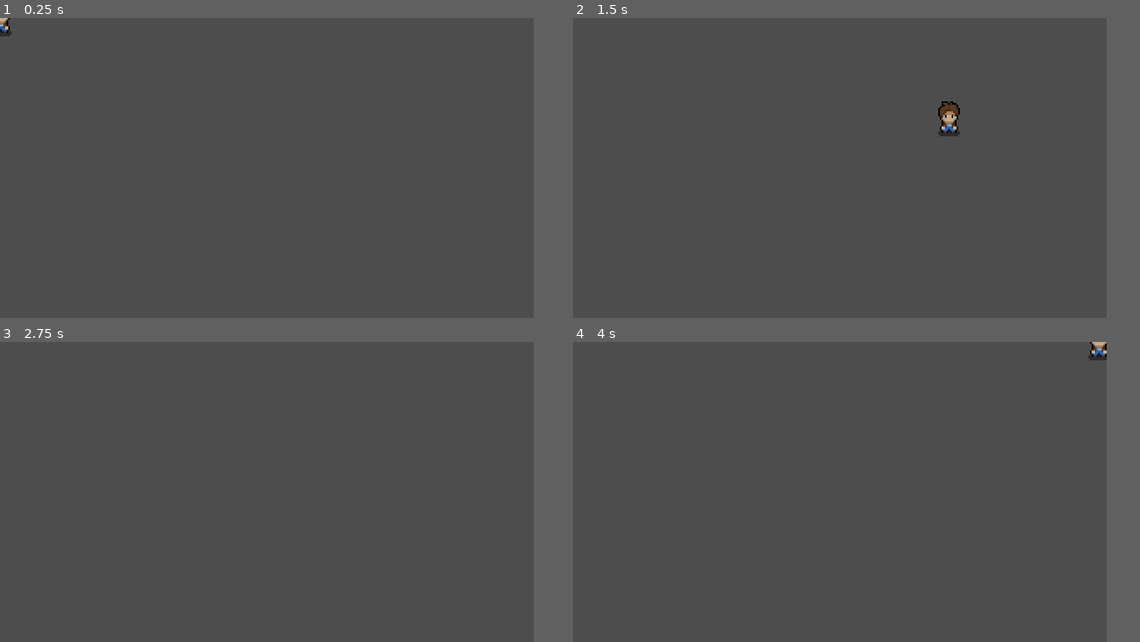
Above: before the commit, frames 1-4 (two rows, left to right).
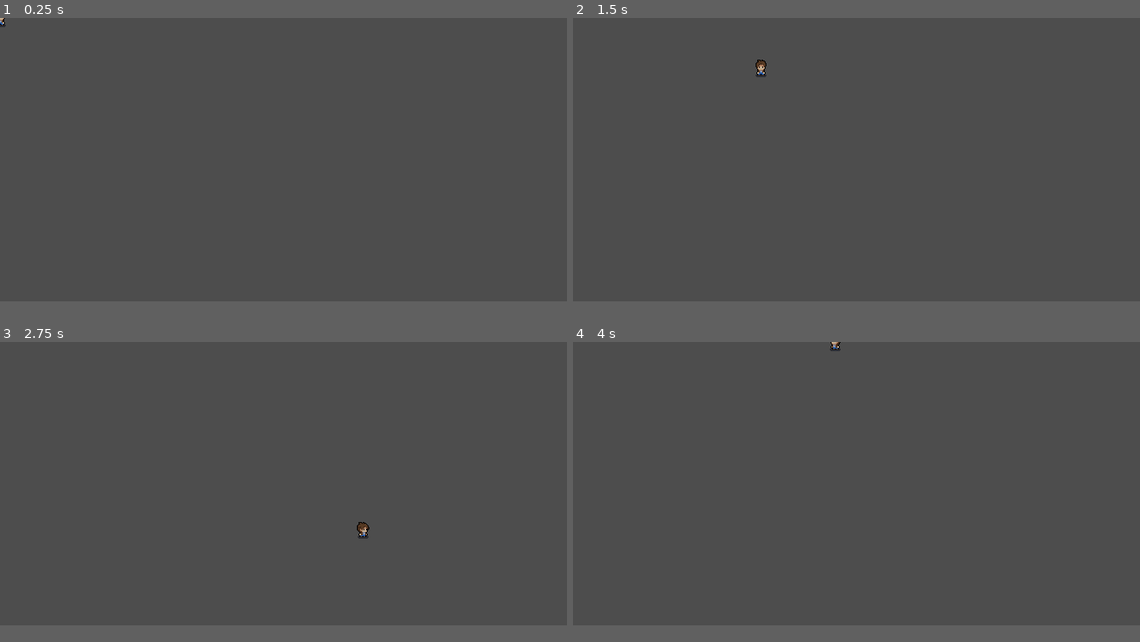
Above: after the commit, the same moments.

Repository: emyeatGrass/ConUhacksX
Game: Godot game, scene res://scenes/player.tscn
Same seed, same stepped clock (60 frames per second), same inputs: the game is played once before the commit and once after it. The project has no main scene, so this scene is started directly.
Inputs:
- Up to frame 1 (0.25 s): no input
- Up to frame 2 (1.5 s): tap Enter at 0.5 s; hold Right (move_right) 0.53-1.28 s; hold Down (move_down) from 1.28 s (still down)
- Up to frame 3 (2.75 s): release Down (move_down) at 2.03 s; hold Right (move_right) from 2.03 s (still down)
- Up to frame 4 (4 s): release Right (move_right) at 2.78 s; hold Up (move_up) 2.78-3.53 s; hold Left (move_left) from 3.53 s (still down)
In our replay, the window is 640x360 before the commit and 680x340 after it. These sizes can differ from the game's own. Grey fills any space a smaller window leaves; there, only what the larger window draws over its background counts as a difference.

The runs differ from the first frame. In frame 1, 0.1% of the frame differs, in the area x 0-3%, y 0-7%; in frame 2, 0.5%, in the area x 32-69%, y 13-40%; in frame 3, 0.1%; in frame 4, 0.2%.

Commit message:
Fix blurry bug

Diff:
--- a/lost-and-jammed/project.godot
+++ b/lost-and-jammed/project.godot
@@ -16,8 +16,8 @@
 
 [display]
 
-window/size/viewport_width=320
-window/size/viewport_height=180
+window/size/viewport_width=680
+window/size/viewport_height=340
 window/size/mode=2
 window/stretch/mode="viewport"
 window/stretch/scale_mode="integer"
--- a/lost-and-jammed/scenes/player.tscn
+++ b/lost-and-jammed/scenes/player.tscn
@@ -157,6 +157,7 @@
 shape = SubResource("RectangleShape2D_3vyb7")
 
 [node name="AnimatedSprite2D" type="AnimatedSprite2D" parent="."]
+texture_filter = 1
 position = Vector2(0, -8)
 sprite_frames = SubResource("SpriteFrames_60mlk")
 animation = &"idle_down"
--- a/lost-and-jammed/scripts/player.gd
+++ b/lost-and-jammed/scripts/player.gd
@@ -1,12 +1,32 @@
 extends CharacterBody2D
 
+@onready var _animated_sprite = $AnimatedSprite2D
 
 const SPEED = 300.0
+var last_direction;
+const direction_to_idle = {
+	"right": "idle_side",
+	"left": "idle_side",
+	"up": "idle_up",
+	"down": "idle_down"
+}
 
+func _process(delta: float) -> void:
+	if Input.is_action_pressed("move_right"):
+		last_direction = "right";
+		_animated_sprite.flip_h = false;
+	elif Input.is_action_pressed("move_left"):
+		last_direction = "left";
+		_animated_sprite.flip_h = true;
+	elif Input.is_action_pressed("move_up"):
+		last_direction = "up";
+	elif Input.is_action_pressed("move_down"):
+		last_direction = "down";
+
+	if (last_direction != null):
+		_animated_sprite.play(direction_to_idle[last_direction]);
 
 func _physics_process(delta: float) -> void:
-	# Get the input direction and handle the movement/deceleration.
-	# As good practice, you should replace UI actions with custom gameplay actions.
 	var direction := Input.get_vector("move_left", "move_right", "move_up", "move_down")
 	if direction:
 		velocity = direction * SPEED
